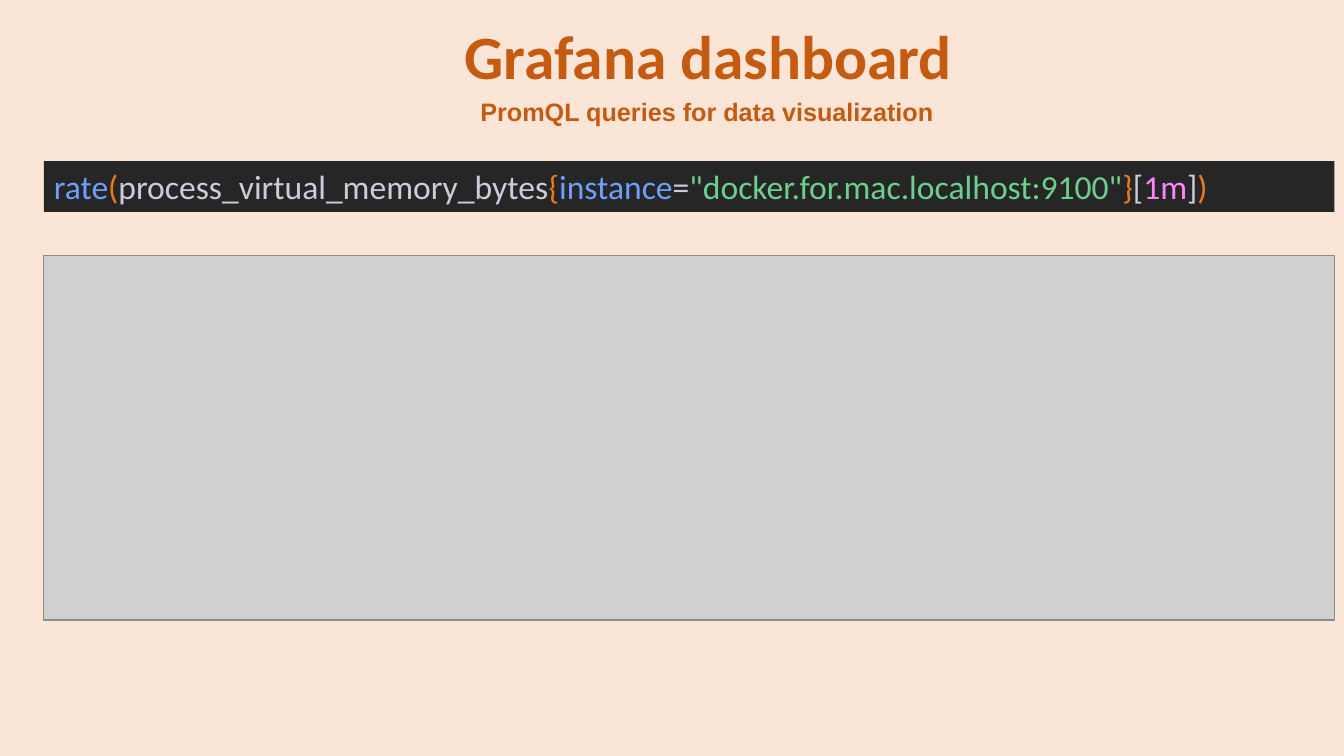
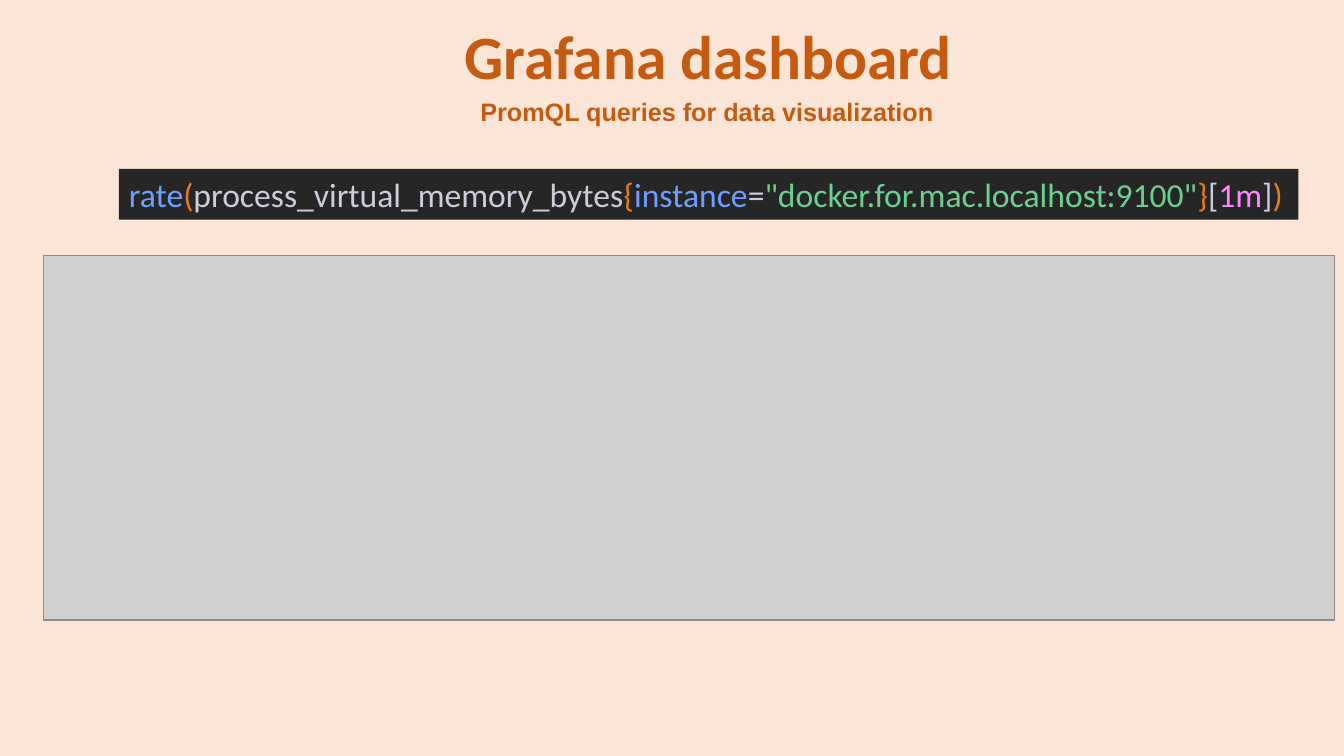
Before and after one commit to se4ai2223-uniba/architectural-style-recognition, a slide deck: slide 19 of docs/ArchiNet Team-Milestone 6.pptx. Drawn at 1344x756 pixels with LibreOffice and Linux fonts; fonts in the diff are those of the drawing; grey boxes stand for pictures. Boxes give left, top, right and bottom in pixels: in the first picture for what was removed or moved away, otherwise in the second. Text is boxed around its words. In the diff, an @@ line names an element or a change of style, - is before the commit and + after.

```diff
--- a/docs/ArchiNet Team-Milestone 6.pptx
+++ b/docs/ArchiNet Team-Milestone 6.pptx
@@ rectangle "rate(process_virtual_memory_bytes{instance="docker.for.mac.l ...": place and size @@
-rectangle "rate(process_virtual_memory_bytes{instance="docker.for.mac.l ..." at (44,161,1335,212)
+rectangle "rate(process_virtual_memory_bytes{instance="docker.for.mac.l ..." at (119,168,1299,219)
```
Also in this commit, not shown: 3 other slides changed.
